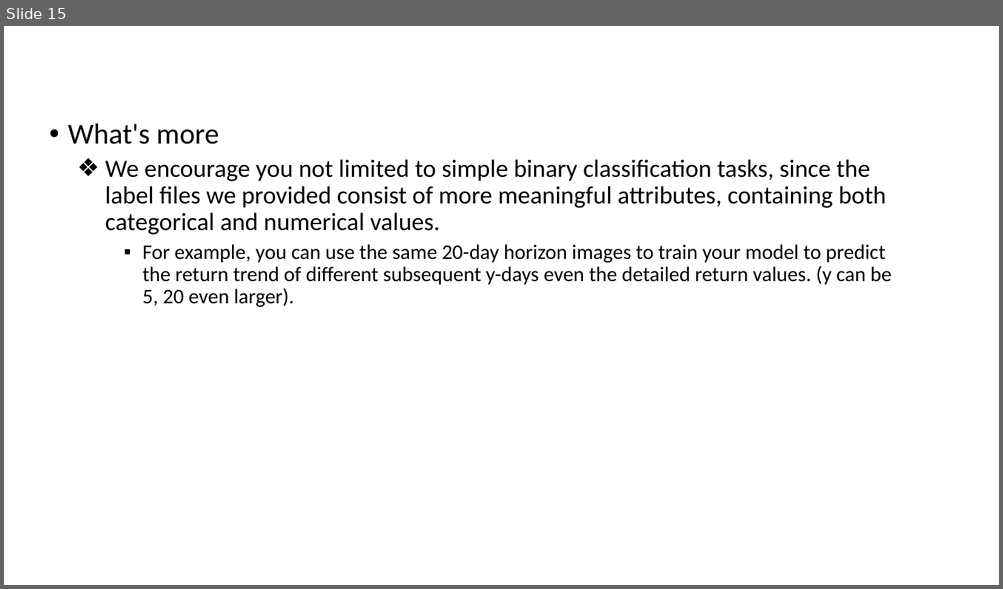
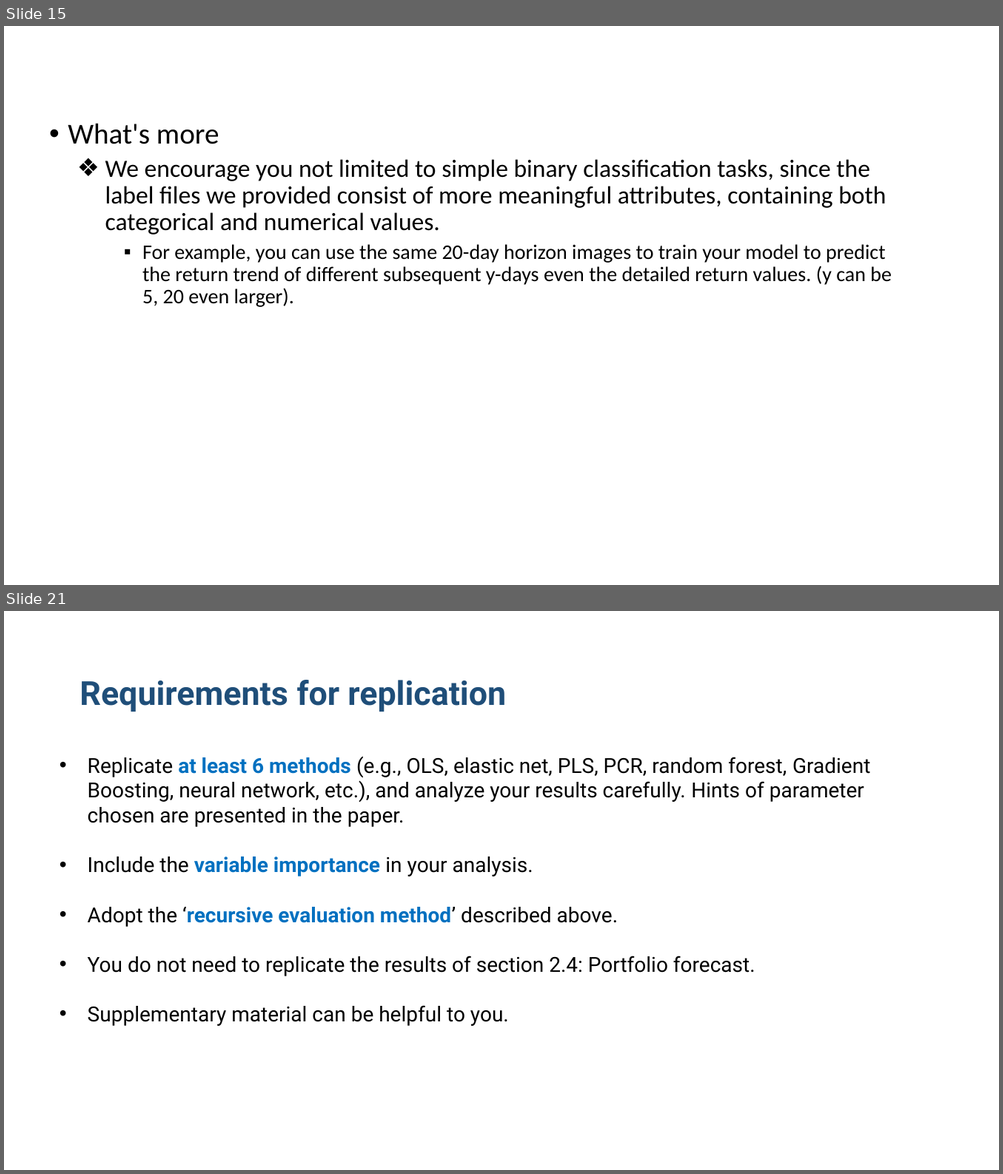
Before and after one commit to yao-lab/yao-lab.github.io, a slide deck: aifin/2021/slides/Xiu_Reimage.pptx. Shown one above the other, each under a label of ours: slide 15 before the commit, slides 15 and 21 after it; the slides between them are not shown. The pictures are 1003x589 and 1003x1174 pixels, drawn with LibreOffice and Linux fonts; fonts in the diff are those of the drawing. Boxes give left, top, right and bottom in pixels: in the first picture for what was removed or moved away, otherwise in the second. Text is boxed around its words. In the diff, an @@ line names an element or a change of style, - is before the commit and + after.

```diff
--- a/aifin/2021/slides/Xiu_Reimage.pptx
+++ b/aifin/2021/slides/Xiu_Reimage.pptx
@@ slide 21 added at (x1=4, y1=611, x2=999, y2=1170), background #FFFFFF @@
@@ title added at (x1=79, y1=680, x2=506, y2=712), 32 pt, text #1F4E79, bold @@
+Requirements for replication
@@ text added at (x1=88, y1=756, x2=870, y2=1026), 20 pt, text #000000 @@
+• Replicate at least 6 methods (e.g., OLS, elastic net, PLS, PCR, random forest, Gradient Boosting, neural network, etc.), and analyze your results carefully. Hints of parameter chosen are presented in the paper.
+• Include the variable importance in your analysis.
+• Adopt the ‘recursive evaluation method’ described above.
+• You do not need to replicate the results of section 2.4: Portfolio forecast.
+• Supplementary material can be helpful to you.
```
Also in this commit, not shown: 1 slide changed, 5 other slides added, 4 other files.
